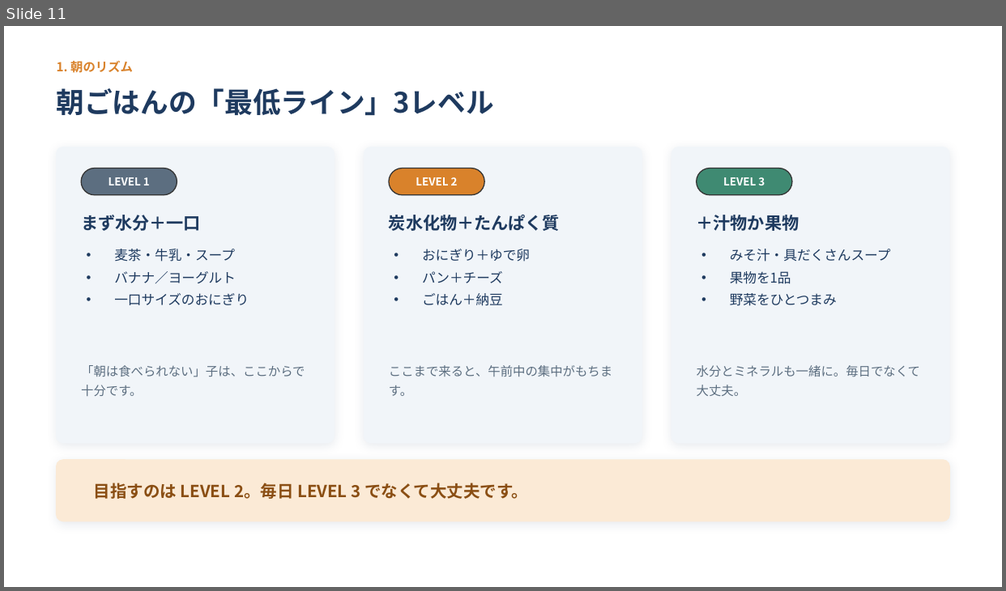
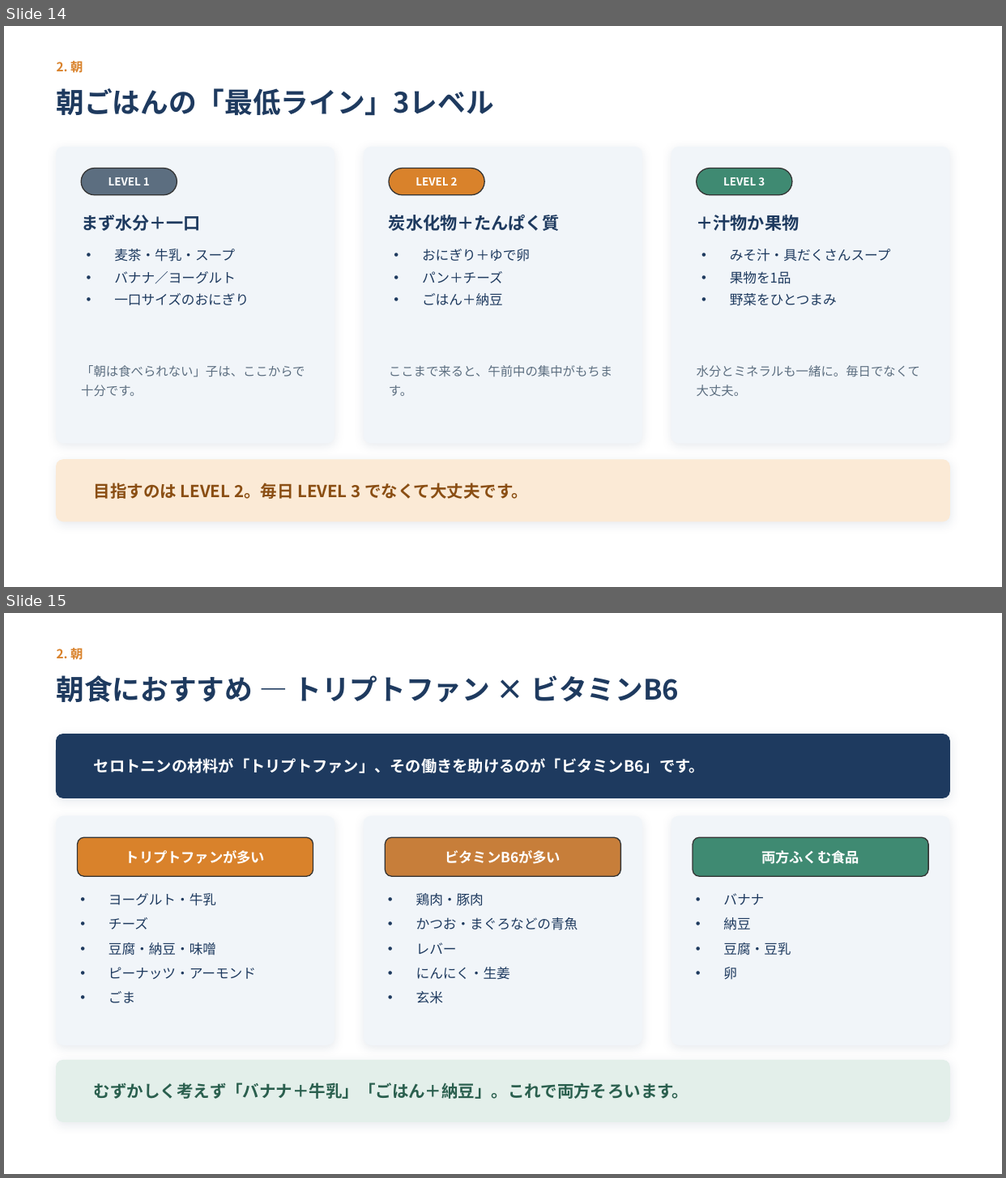
Before and after one commit to xxhmannasuimhxx/-, a slide deck: 夏休みの終わり_第2回_食と生活リズムの整え方.pptx. Shown one above the other, each under a label of ours: slide 11 before the commit, slides 14 and 15 after it. The pictures are 1006x591 and 1006x1178 pixels, drawn with LibreOffice and Linux fonts; fonts in the diff are those of the drawing. Boxes give left, top, right and bottom in pixels: in the first picture for what was removed or moved away, otherwise in the second. Text is boxed around its words. In the diff, an @@ line names an element or a change of style, - is before the commit and + after.

```diff
--- a/夏休みの終わり_第2回_食と生活リズムの整え方.pptx
+++ b/夏休みの終わり_第2回_食と生活リズムの整え方.pptx
@@ slide 15 added at (x1=4, y1=613, x2=1002, y2=1174), background #FFFFFF @@
@@ text added at (x1=57, y1=645, x2=83, y2=662), 12 pt, text #D9822B, bold @@
+2. 朝
@@ text added at (x1=57, y1=675, x2=680, y2=702), 27 pt, text #1E3A5F, bold @@
+朝食におすすめ — トリプトファン × ビタミンB6
@@ rounded rectangle added at (x1=57, y1=735, x2=949, y2=798), fill #1E3A5F, outline #1E3A5F 1 pt @@
@@ text added at (x1=94, y1=758, x2=705, y2=773), 15 pt, text #FFFFFF, bold @@
+セロトニンの材料が「トリプトファン」、その働きを助けるのが「ビタミンB6」です。
@@ rounded rectangle added at (x1=57, y1=816, x2=334, y2=1045), fill #F1F5F9, outline #F1F5F9 1 pt @@
@@ rounded rectangle added at (x1=364, y1=816, x2=641, y2=1045), fill #F1F5F9, outline #F1F5F9 1 pt @@
@@ rounded rectangle added at (x1=671, y1=816, x2=949, y2=1045), fill #F1F5F9, outline #F1F5F9 1 pt @@
@@ rounded rectangle added at (x1=78, y1=837, x2=313, y2=876), fill #D9822B, outline #333333 1 pt @@
@@ text added at (x1=126, y1=850, x2=265, y2=864), 13.5 pt, text #FFFFFF, bold @@
+トリプトファンが多い
@@ rounded rectangle added at (x1=385, y1=837, x2=621, y2=876), fill #C77E3A, outline #333333 1 pt @@
@@ text added at (x1=445, y1=850, x2=561, y2=864), 13.5 pt, text #FFFFFF, bold @@
+ビタミンB6が多い
@@ rounded rectangle added at (x1=692, y1=837, x2=928, y2=876), fill #3F8A72, outline #333333 1 pt @@
@@ text added at (x1=761, y1=850, x2=859, y2=864), 13.5 pt, text #FFFFFF, bold @@
+両方ふくむ食品
@@ text added at (x1=108, y1=893, x2=256, y2=1003), 13 pt, text #1E3A5F @@
+• ヨーグルト・牛乳
+• チーズ
+• 豆腐・納豆・味噌
+• ピーナッツ・アーモンド
+• ごま
@@ text added at (x1=416, y1=893, x2=578, y2=1004), 13 pt, text #1E3A5F @@
+• 鶏肉・豚肉
+• かつお・まぐろなどの青魚
+• レバー
+• にんにく・生姜
+• 玄米
@@ text added at (x1=723, y1=893, x2=791, y2=980), 13 pt, text #1E3A5F @@
+• バナナ
+• 納豆
+• 豆腐・豆乳
+• 卵
@@ rounded rectangle added at (x1=57, y1=1061, x2=949, y2=1122), fill #E3EFEA, outline #E3EFEA 1 pt @@
@@ text added at (x1=94, y1=1083, x2=689, y2=1099), 16 pt, text #2A5F4E, bold @@
+むずかしく考えず「バナナ＋牛乳」「ごはん＋納豆」。これで両方そろいます。
@@ what was slide 11 is now slide 14 @@
@@ slide 14 changed as well @@
@@ text at (x1=57, y1=58, x2=83, y2=75): text changed @@
-1. 朝のリズム
+2. 朝
```
Also in this commit, not shown: 18 other slides changed, 19 other slides added, 9 slides removed, 1 other file.
